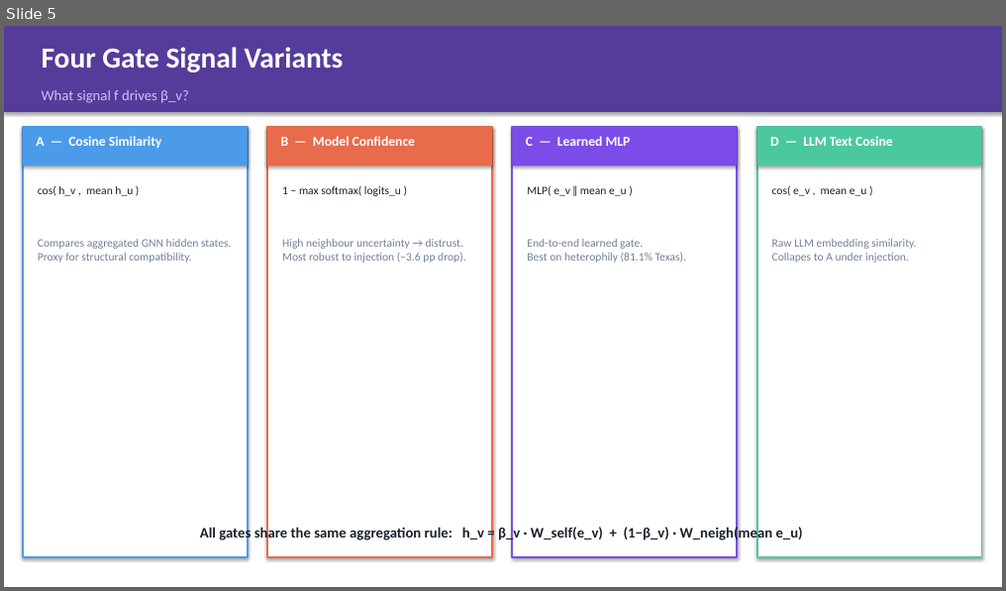
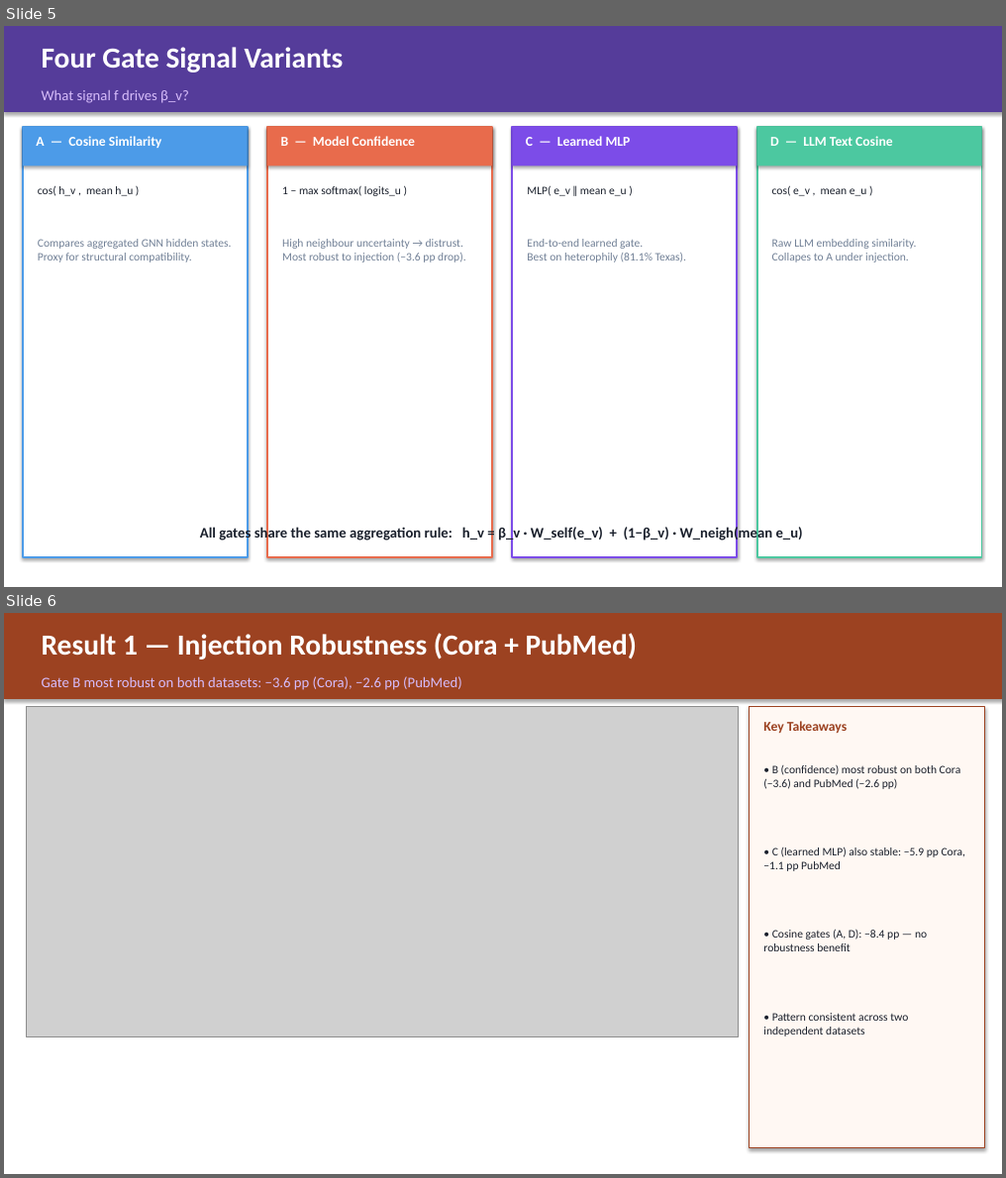
Before and after one commit to LuisMend12/STEM-GNN, a slide deck: slides/trust_gate_deck.pptx. Shown one above the other, each under a label of ours: slide 5 before the commit, slides 5 and 6 after it. The pictures are 1006x591 and 1006x1178 pixels, drawn with LibreOffice and Linux fonts; fonts in the diff are those of the drawing; grey boxes stand for pictures. Boxes give left, top, right and bottom in pixels: in the first picture for what was removed or moved away, otherwise in the second. Text is boxed around its words. In the diff, an @@ line names an element or a change of style, - is before the commit and + after.

```diff
--- a/slides/trust_gate_deck.pptx
+++ b/slides/trust_gate_deck.pptx
@@ slide 6 added at [4,613,1002,1174], background #FFFFFF @@
@@ rectangle added at [4,613,1002,699], fill #9C4221 @@
@@ text added at [42,633,638,660], 28 pt, text #FFFFFF, bold @@
+Result 1 — Injection Robustness (Cora + PubMed)
@@ text added at [42,676,462,690], 14 pt, text #D6BCFA @@
+Gate B most robust on both datasets: −3.6 pp (Cora), −2.6 pp (PubMed)
@@ picture added at [27,707,738,1037] @@
@@ rectangle added at [748,707,985,1149], fill #FFF8F3, outline #9C4221 1.2 pt @@
@@ text added at [763,721,846,733], 13 pt, text #9C4221, bold @@
+Key Takeaways
@@ text added at [763,764,961,789], 11 pt, text #1A202C @@
+• B (confidence) most robust on both Cora (−3.6) and PubMed (−2.6 pp)
@@ text added at [763,847,966,871], 11 pt, text #1A202C @@
+• C (learned MLP) also stable: −5.9 pp Cora, −1.1 pp PubMed
@@ text added at [763,929,927,952], 11 pt, text #1A202C @@
+• Cosine gates (A, D): −8.4 pp — no robustness benefit
@@ text added at [763,1013,908,1037], 11 pt, text #1A202C @@
+• Pattern consistent across two independent datasets
```
Also in this commit, not shown: 2 slides changed, 1 slide removed, 4 other files.
